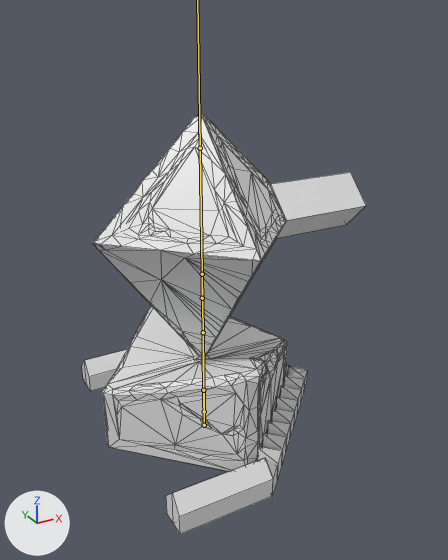
Before and after pictures for a commit that changed the FBX model Elderland/Assets/Resources/Enemies/TurretEnemy/TurretEnemyModelFBX.fbx.
Before and after are seen from a camera (50 mm lens) standing at (-2.59, -5.17, 3.59) and looking at (0.2, -0.1, 1.05). Arrows for +X, +Y and +Z are at lower left; the lights stay in place. The bones that bend it are drawn over the model as lines. Mesh edges are drawn as thin lines. Objects named as collision shapes, trigger or cutter boxes, shadow casters or lower levels of detail are left out.

Objects in the first picture: 'Base LOD0', 'Cannon Cutout', 'Cannon LOD0', 'Cannon.001', 'Cube.001'.
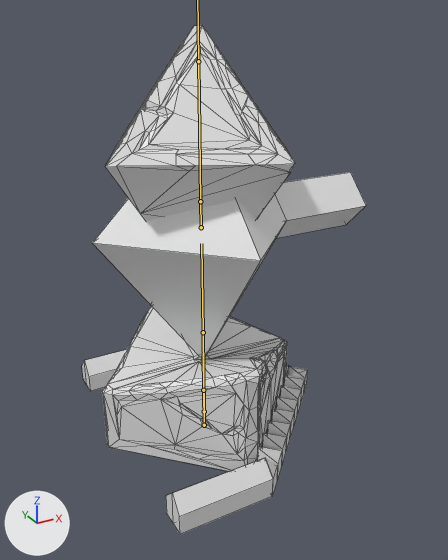
Commit message: Finalized turret enemy model with animations.

The newer file adds an action. The first version stands in its rest pose; the second is drawn at frame 11 of the action 'Armature|Spawn'.

Location of each change, (x1, y1, x2, y2) in pixels of the pictures (448 x 560 px):
'Cannon LOD0', posed: before (98, 116, 286, 357); after (105, 25, 295, 221)
bone 'Cannon Bone Parent', root to tip: before (202, 298) to (202, 274); after (201, 227) to (200, 201)
bone 'Cannon Bone', root to tip: before (202, 274) to (200, 148); after (200, 201) to (198, 61)

The change in detail:
Bone 'Cannon Bone Parent' (bone_cannon_bone_parent) moves from (0.0, 0.0, 0.0) to (0.0, 0.761, 0.0).
Bone 'Cannon Bone' (bone_cannon_bone) turns from (0, 0, 0) to (0, 109, 0) degrees about its own x, y and z.
